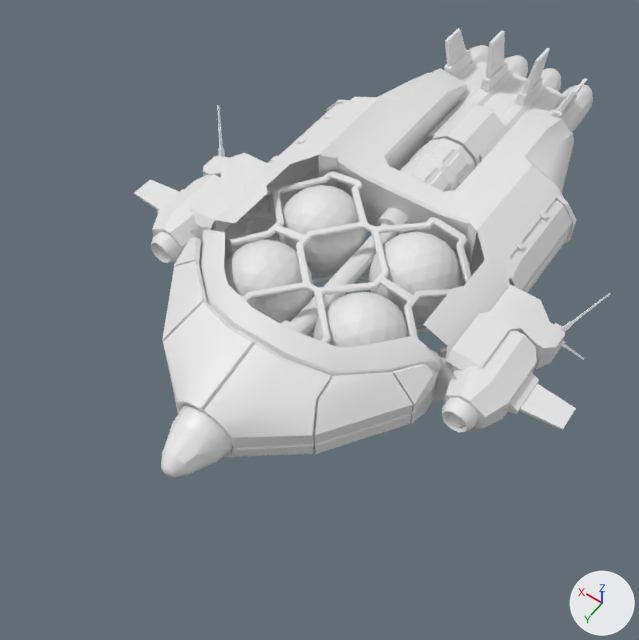
Before and after pictures for a commit that changed the Blender file Assets/Models/Ships/Phoenix.blend.
Camera for both pictures: a 50 mm camera at (-33.3, 49.9, 70.9) aimed at (0.4, 2.8, -3.2). The lights are fixed; the arrows at lower right show +X, +Y and +Z. The picture after the commit comes second.

The scene before the commit, as lines of its bpy script (objects in view):
```python
ob_engines = bpy.data.objects.new('Engines', me_cube_022)
ob_engines.location = (0.0, 0.0, 0.0)
ob_engines_001 = bpy.data.objects.new('Engines.001', me_cube_005)
ob_engines_001.location = (0.0, 0.0, 0.0)
ob_frame_link_001 = bpy.data.objects.new('Frame_link.001', me_cube_017)
ob_frame_link_001.location = (0.0, 0.0, 0.0)
ob_head = bpy.data.objects.new('Head', me_cube_009)
ob_head.location = (0.0, 0.0, 0.0)
ob_hull_001 = bpy.data.objects.new('Hull.001', me_cube_023)
ob_hull_001.location = (0.0, 0.0, 0.0)
ob_shield = bpy.data.objects.new('Shield', me_cube_011)
ob_shield.location = (0.0, 0.0, 0.0)
ob_shield_001 = bpy.data.objects.new('Shield.001', me_cube_013)
ob_shield_001.location = (0.0, 0.0, 0.0)
ob_shield_002 = bpy.data.objects.new('Shield.002', me_cube_014)
ob_shield_002.location = (0.0, 0.0, 0.0)
ob_shield_004 = bpy.data.objects.new('Shield.004', me_cube_018)
ob_shield_004.location = (0.0, 0.0, 0.0)
# also in view: 'Containers' at (0.0, -0.6, 0.0); 'Hull' at (0.0, -7.5, 0.0); 'Shield.003' at (4.5, 16.6, 0.0)
```
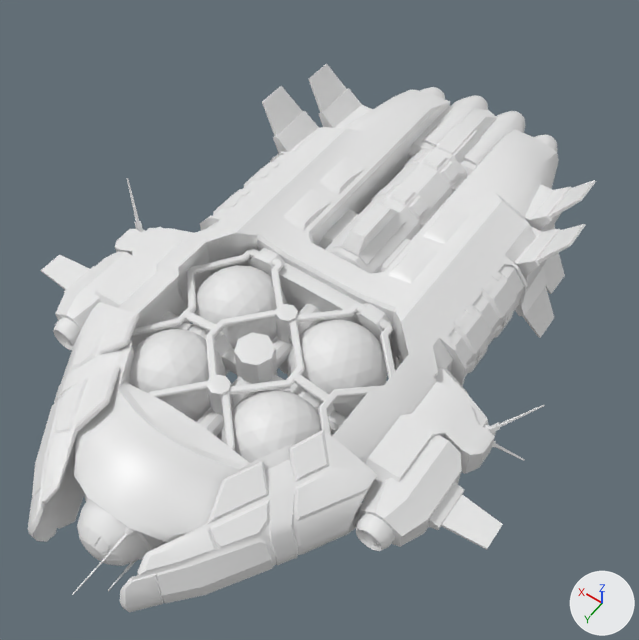
Diff of the bpy script that builds the scene:
```diff
--- a/Assets/Models/Ships/Phoenix.blend.py
+++ b/Assets/Models/Ships/Phoenix.blend.py
@@ me_cube_004 @@
-me_cube_004.from_pydata(...)  # 261 vertices, 189 faces; spans x 0.0..26.8, y -34.2..19.1, z 0.0..6.0
+me_cube_004.from_pydata(...)  # 1467 vertices, 1202 faces, 1 loose edge; spans x 0.0..26.8, y -34.6..38.1, z 0.0..7.5
+# me_cube_004 part 2: the loose piece of 23 vertices spanning x 15.7..21.6, y -3.6..5.8, z 0.0..2.6 is moved by (0.0, 14.4, 0.0)
+# me_cube_004 part 3: the loose piece of 8 vertices spanning x 21.3..22.6, y -1.4..3.0, z 0.0..0.8 is moved by (0.0, 14.4, 0.0)
+# me_cube_004 part 4: the loose piece of 8 vertices spanning x 22.6..26.8, y -0.9..2.5, z 0.0..0.2 is moved by (0.0, 14.4, 0.0)
+# me_cube_004 part 5: the loose piece of 10 vertices spanning x 20.9..22.0, y -8.1..-7.0, z 0.0..0.9 is moved by (0.0, 14.4, 0.0)
+# me_cube_004 part 6: the loose piece of 8 vertices spanning x 21.4..22.5, y -8.4..-7.2, z 0.4..1.9 is turned 11.6 degrees about the y axis through its middle, then moved by (-0.2, 14.4, 0.0)
+# me_cube_004 part 7: the loose piece of 8 vertices spanning x 22.1..24.4, y -10.7..-7.9, z 1.6..5.5 is scaled about its middle by (1.34, 0.85, 0.875), then moved by (0.2, 14.6, -0.3)
+# me_cube_004 part 8: the loose piece of 8 vertices spanning x 13.3..14.3, y -13.0..-12.3, z 3.3..4.1 is moved by (0.0, 5.1, 0.0), in mat_metal (white #e7e7e7)
+# me_cube_004 part 9: the loose piece of 8 vertices spanning x 13.3..14.3, y -18.4..-17.6, z 3.3..4.1 is moved by (0.0, 15.8, 0.0), in mat_metal (white #e7e7e7)
+# me_cube_004 part 10: the loose piece of 128 vertices spanning x 0.0..22.3, y -34.2..3.1, z 0.0..5.5 is rebuilt with 215 vertices and now spans x 0.0..22.3, y -30.0..33.5, z 0.0..5.6
+# me_cube_004 part 11: the loose piece of 47 vertices spanning x 0.0..14.6, y 4.0..19.1, z 0.0..6.0 is rebuilt with 249 vertices and now spans x 0.0..12.8, y 3.2..24.0, z 1.8..4.2, in mat_metal (white #e7e7e7)
+# me_cube_004 part 12: the loose piece of 5 vertices spanning x 10.6..16.9, y 4.2, z 0.0..4.0 is deleted
+# me_cube_004 part 13: 906 vertices added at x 0.0..21.2, y -34.6..38.1, z 0.0..7.5
+# other edits to the shape of me_cube_004 do not show in these pictures
 me_cube_004.materials.append(mat_paint_1_main_color)
@@ me_cube_006 @@
-me_cube_006.from_pydata(...)  # 324 vertices, 640 faces; spans x 1.1..10.9, y -10.5..9.4, z -4.9..4.9
+me_cube_006.from_pydata(...)  # 324 vertices, 640 faces; spans x 1.1..10.9, y 3.9..23.7, z -4.9..4.9
+# me_cube_006 part 1: the whole mesh is moved by (0.0, 14.4, 0.0)
 me_cube_006.materials.append(mat_paint_3_bright)
@@ ob_head @@
-ob_head = bpy.data.objects.new('Head', me_cube_009)
@@ ob_frame_link_001 @@
-ob_frame_link_001 = bpy.data.objects.new('Frame_link.001', me_cube_017)
@@ ob_engines @@
-ob_engines = bpy.data.objects.new('Engines', me_cube_022)
@@ ob_hull_001 @@
-ob_hull_001 = bpy.data.objects.new('Hull.001', me_cube_023)
@@ ob_engines_001 @@
-ob_engines_001 = bpy.data.objects.new('Engines.001', me_cube_005)
@@ ob_shield @@
-ob_shield = bpy.data.objects.new('Shield', me_cube_011)
@@ ob_shield_001 @@
-ob_shield_001 = bpy.data.objects.new('Shield.001', me_cube_013)
@@ ob_shield_002 @@
-ob_shield_002 = bpy.data.objects.new('Shield.002', me_cube_014)
@@ ob_shield_003 @@
-ob_shield_003 = bpy.data.objects.new('Shield.003', me_cube_015)
@@ ob_shield_004 @@
-ob_shield_004 = bpy.data.objects.new('Shield.004', me_cube_018)
@@ ob_shield_005 @@
-ob_shield_005 = bpy.data.objects.new('Shield.005', me_cube_019)
@@ ob_asym_details @@
+ob_asym_details = bpy.data.objects.new('Asym_details', me_cube_012)  # 90 vertices, 80 faces; spans x -2.83..-1.67, y 31.54..40.05, z -2.92..2.85; in mat_paint_1_main_color (white #e7e7e7), mat_paint_2_dark (white #e7e7e7), mat_metal (white #e7e7e7); modifiers TRIANGULATE
+ob_asym_details.location = (0.0, 0.0, 0.0)
```

Location of each change, (x1, y1, x2, y2) in pixels of the pictures (639 x 640 px; the box of a moved part takes in the faces that stretch with it):
'Hull', reshaped (19% wider, 51% taller)
    before: (134, 68, 610, 430)
    after: (28, 64, 596, 612)
'Containers', moved
    before: (224, 185, 462, 347)
    after: (129, 265, 387, 463)
'Shield', deleted
    before: (204, 342, 332, 457)
'Engines.001', deleted
    before: (423, 29, 593, 162)
'Frame_link.001', deleted
    before: (200, 171, 471, 363)
'Head', deleted
    before: (161, 208, 410, 478)
'Shield.003', deleted
    before: (163, 302, 256, 414)
'Shield.002', deleted
    before: (314, 372, 413, 454)
'Hull.001', deleted
    before: (399, 104, 505, 192)
'Shield.004', deleted
    before: (162, 261, 207, 342)
'Engines', deleted
    before: (151, 232, 478, 432)
'Shield.001', deleted
    before: (392, 364, 437, 424)
'Shield.005', deleted
    before: (174, 237, 201, 267)
'Asym_details', added
    after: (72, 527, 144, 595)
part 2 of me_cube_004, moved or reshaped
    before: (152, 174, 537, 429)
    after: (55, 252, 462, 547)
part 3 of me_cube_004, moved or reshaped
    before: (157, 189, 539, 414)
    after: (64, 266, 464, 530)
part 4 of me_cube_004, moved or reshaped
    before: (134, 179, 576, 430)
    after: (41, 255, 503, 550)
part 5 of me_cube_004, moved or reshaped (mostly hidden)
    before: (225, 157, 562, 328)
    after: (143, 230, 496, 436)
part 6 of me_cube_004, moved or reshaped
    before: (218, 148, 572, 348)
    after: (134, 221, 500, 447)
part 7 of me_cube_004, moved or reshaped
    before: (217, 105, 610, 360)
    after: (127, 178, 545, 461)
part 8 of me_cube_004, moved or reshaped
    before: (297, 138, 525, 251)
    after: (270, 163, 501, 281)
part 9 of me_cube_004, moved or reshaped
    before: (324, 114, 548, 220)
    after: (240, 190, 474, 315)
part 10 of me_cube_004, rebuilt
    before: (189, 68, 577, 373)
    after: (74, 89, 559, 546)
part 11 of me_cube_004, rebuilt
    before: (200, 230, 441, 397)
    after: (131, 249, 396, 450)
part 12 of me_cube_004, deleted
    before: (190, 226, 457, 400)
part 13 of me_cube_004, added
    after: (28, 64, 596, 612)
